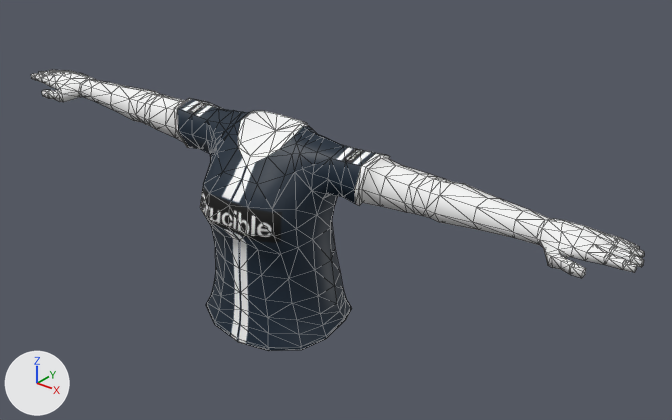
Two versions of the glTF model assets/moonshot_2020/upper_body/ms_crucible_upper_body/F_uBody_Crucible.glb, one commit apart.
Both versions are drawn from a 50 mm lens placed at (1.409, -1.531, 2.301), pointed at (0.108, 0.095, 1.293). The axes (+X, +Y, +Z) are drawn at lower left. The lights are the same throughout. Mesh edges are drawn as thin lines. Where no turn or scale is listed for an object, it has been applied to the vertices. Vertices at the same position are counted once.

Names of what the first picture shows: 'F_uBody_Crucible'.
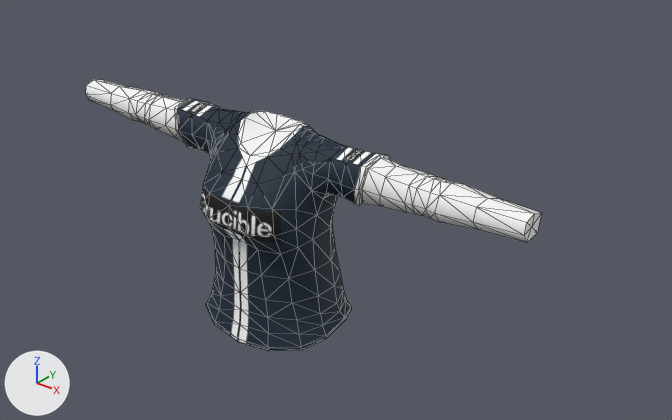
The change, as JSON lines over the scene's bpy script:
```json
{"op": "set", "path": "mat_crucible_mat.roughness", "old": "0.5", "new": "0.7"}
{"block": "me_mesh_057", "where": "# used by ob_f_ubody_crucible; location = (0.0, 0.0, 0.0)"}
{"op": "remove", "block": "me_mesh_057", "code": "me_mesh_057.from_pydata(...)  # 742 vertices, 1480 faces; spans x -0.91..0.91, y -0.18..0.16, z 0.99..1.54"}
{"op": "add", "block": "me_mesh_057", "code": "me_mesh_057.from_pydata(...)  # 482 vertices, 908 faces; spans x -0.68..0.68, y -0.18..0.16, z 0.99..1.54"}
{"block": "me_mesh_057", "change": "me_mesh_057 part 1: 3 vertices moved from x 0.66, y -0.02..0.03, z 1.44..1.49 to x 0.68, y -0.02..0.02, z 1.44..1.49; 147 vertices removed from x 0.66..0.91, y -0.07..0.05, z 1.43..1.49; 4 vertices added at x 0.68, y -0.03..0.03, z 1.46..1.49"}
{"block": "me_mesh_057", "change": "me_mesh_057 part 2: 3 vertices moved from x -0.66, y -0.02..0.03, z 1.44..1.49 to x -0.68, y -0.02..0.02, z 1.44..1.49; 147 vertices removed from x -0.91..-0.66, y -0.07..0.05, z 1.43..1.49; 4 vertices added at x -0.68, y -0.03..0.03, z 1.46..1.49"}
{"block": "me_mesh_057", "change": "me_mesh_057 part 3: 4 vertices moved within x -0.04..0.04, y 0.05, z 1.52; 26 vertices added at x -0.3..0.3, y -0.09..0.06, z 1.41..1.54"}
```

Location of each change, [x1, y1, x2, y2] in pixels of the pictures (672 x 420 px):
```json
{"object": "F_uBody_Crucible", "change": "surface changed, reshaped", "before": [31, 70, 644, 351], "after": [86, 80, 541, 351], "on screen": "26% narrower"}
{"part": 1, "of": "me_mesh_057", "change": "cut back", "before": [473, 198, 644, 278], "after": [473, 198, 541, 243]}
{"part": 2, "of": "me_mesh_057", "change": "cut back", "before": [31, 70, 128, 110], "after": [86, 80, 128, 110]}
{"part": 3, "of": "me_mesh_057", "change": "built on", "before": [265, 111, 305, 131], "after": [165, 101, 400, 206]}
```
